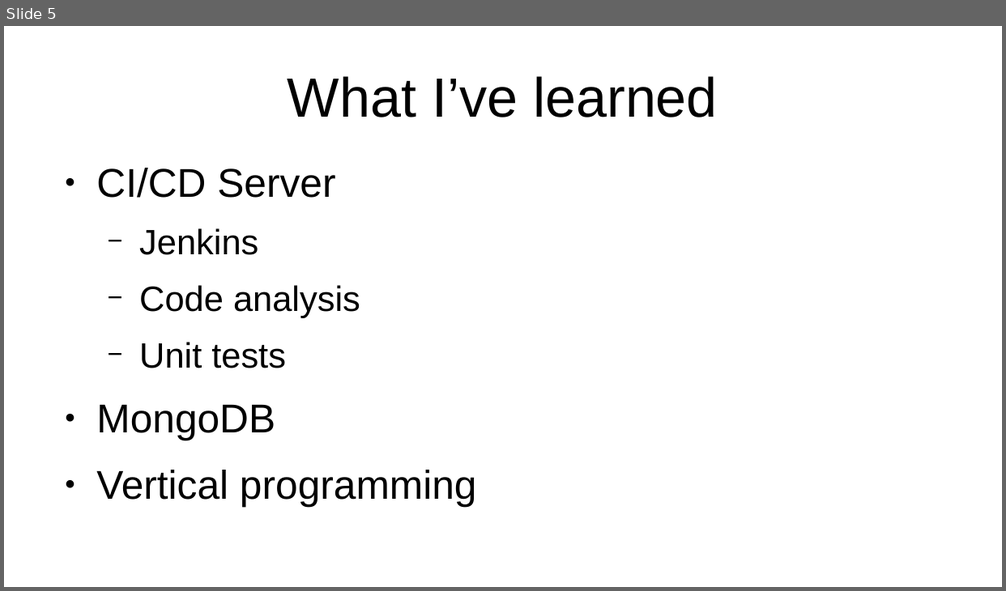
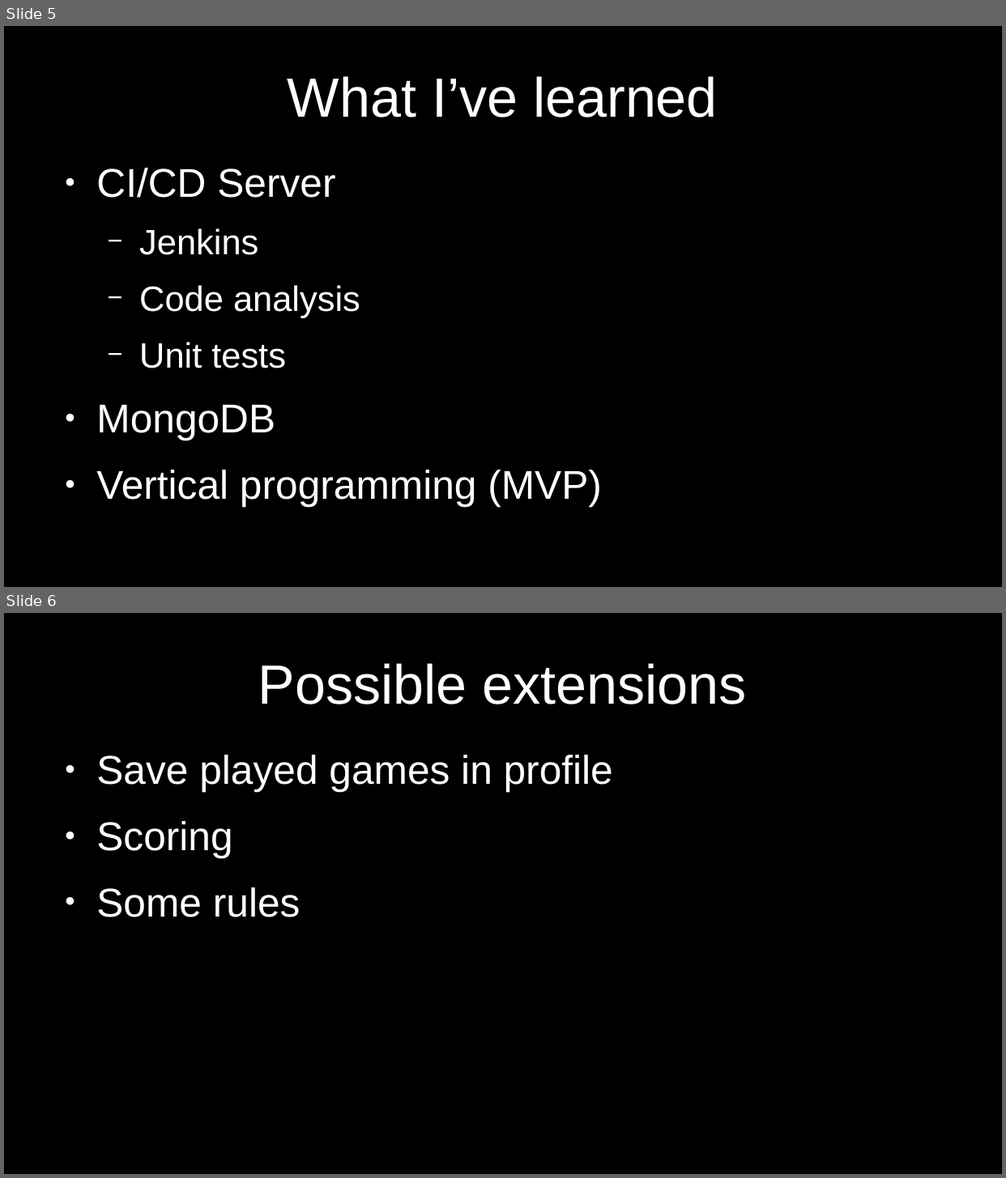
Before and after one commit to pcvanholland/Sogyo-Opdrachten, a slide deck: Presentatie.odp. Shown one above the other, each under a label of ours: slide 5 before the commit, slides 5 and 6 after it. The pictures are 1006x591 and 1006x1178 pixels, drawn with LibreOffice and Linux fonts; fonts in the diff are those of the drawing. Boxes give left, top, right and bottom in pixels: in the first picture for what was removed or moved away, otherwise in the second. Text is boxed around its words. In the diff, an @@ line names an element or a change of style, - is before the commit and + after.

```diff
--- a/Presentatie.odp
+++ b/Presentatie.odp
@@ slide 6 added at <box>4,613,1002,1174</box>, background #000000 @@
@@ title added at <box>258,663,747,705</box>, 44 pt, text #FFFFFF @@
+Possible extensions
@@ text added at <box>96,755,613,918</box>, 32 pt, text #FFFFFF @@
+● Save played games in profile
+● Scoring
+● Some rules
@@ slide 5 changed as well @@
@@ background #FFFFFF to #000000 @@
@@ title "What I’ve learned" at <box>288,76,718,118</box>: text colour #000000 to #FFFFFF @@
@@ text at <box>96,168,360,441</box>: text colour #000000 to #FFFFFF in "CI/CD Server", "Jenkins", "Code analysis", "Unit tests" and 1 more places; bullet colour #000000 to #FFFFFF @@
@@ text at <box>96,470,602,506</box>: text changed; text colour #000000 to #FFFFFF @@
-● Vertical programming
+● Vertical programming (MVP)
```
Also in this commit, not shown: 5 other slides changed, 1 other file.
